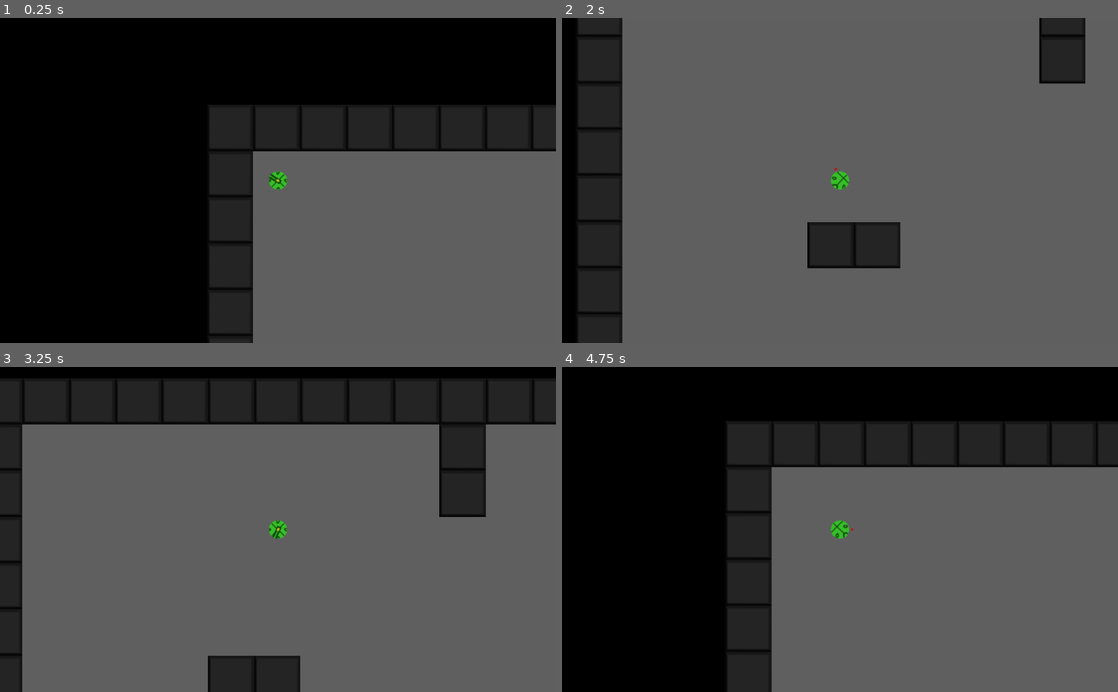
Above: before the commit, frames 1-4 (two rows, left to right).
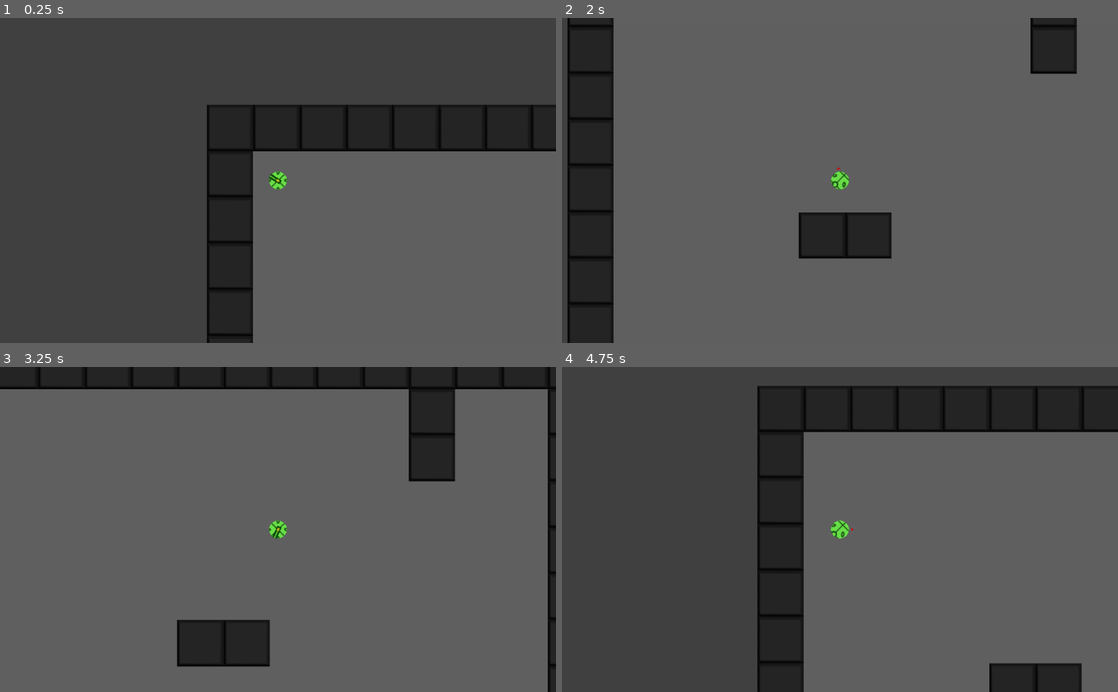
Above: after the commit, the same moments.

Repository: vinnicci/ball-istic
Game: Godot game, scene res://scenes/level/TestLvl.tscn
Same seed, same stepped clock (60 frames per second), same inputs: the game is played once before the commit and once after it. The project has no main scene, so this scene is started directly.
Inputs (mouse positions are in pixels of both pictures, inside the frame that each line leads up to):
- Up to frame 1 (0.25 s): no input
- Up to frame 2 (2 s): tap Enter at 0.5 s; move the mouse to (962, 164) at 0.52 s; hold F (move_right) 0.53-1.28 s; right-click (962, 164) at 0.6 s; move the mouse to (728, 196) at 1.27 s; hold D (move_down) from 1.28 s (still down); click (728, 196) at 1.35 s
- Up to frame 3 (3.25 s): move the mouse to (333, 458) at 2.02 s; release D (move_down) at 2.03 s; hold F (move_right) 2.03-2.78 s; right-click (333, 458) at 2.1 s; move the mouse to (250, 594) at 2.77 s; hold E (move_up) from 2.78 s (still down); click (250, 594) at 2.85 s
- Up to frame 4 (4.75 s): move the mouse to (1006, 578) at 3.52 s; release E (move_up) at 3.53 s; hold S (move_left) from 3.53 s (still down); right-click (1006, 578) at 3.6 s; move the mouse to (673, 480) at 4.27 s; click (673, 480) at 4.35 s

The runs differ from the first frame. In frame 1, 54% of the frame differs, in the area x 0-100%, y 0-100%; in frame 2, 6.9%; in frame 3, 25%; in frame 4, 57%.

Commit message:
changes on body texture

Diff:
--- a/project.godot
+++ b/project.godot
@@ -82,5 +82,5 @@
 [rendering]
 
 quality/2d/use_pixel_snap=true
-environment/default_clear_color=Color( 0, 0, 0, 1 )
+environment/default_clear_color=Color( 0.254902, 0.254902, 0.254902, 1 )
 environment/default_environment="res://default_env.tres"
--- a/scenes/bots/BaseBot.gd
+++ b/scenes/bots/BaseBot.gd
@@ -14,9 +14,10 @@
 const CHARGE_SPRITE_VELOCITY_FACTOR: float = 0.76
 const NORMAL_SPRITE_VELOCITY_FACTOR: float = 0.6
 const CONTROL_VELOCITY_FACTOR: float = 0.6
-const ROLLING_EFFECT_FACTOR:float = 7.0
+const ROLLING_EFFECT_FACTOR: float = 10.0
 const ROLL_MODE_DAMP: int = 2
 const CRAWL_MODE_DAMP: int = 5
+const AVERAGE_BOT_SIZE: int = 50
 var control_velocity: int
 var roll_mode: bool = false
 var is_charging: bool = false
@@ -39,10 +40,14 @@
 	check_for_charge_sprite_effects()
 
 	#rolling sprite effect
+	if $BodyTexture.texture_offset.x < -AVERAGE_BOT_SIZE || $BodyTexture.texture_offset.x > AVERAGE_BOT_SIZE:
+		$BodyTexture.texture_offset.x = 0
+	if $BodyTexture.texture_offset.y < -AVERAGE_BOT_SIZE || $BodyTexture.texture_offset.y > AVERAGE_BOT_SIZE:
+		$BodyTexture.texture_offset.y = 0
 	if roll_mode == true:
-		$PaintJob.texture_offset -= (linear_velocity/roll_speed) * ROLLING_EFFECT_FACTOR
+		$BodyTexture.texture_offset -= (linear_velocity/roll_speed) * ROLLING_EFFECT_FACTOR
 	if roll_mode == false:
-		$PaintJob.texture_offset = Vector2(0,0)
+		$BodyTexture.texture_offset = lerp($BodyTexture.texture_offset, Vector2(0,0), 0.5)
 
 	#bot loses control when it's more than control_velocity
 	if check_if_in_control() == false:
@@ -64,12 +69,10 @@
 func check_for_charge_sprite_effects() -> void:
 	if linear_velocity.length() > roll_speed * CHARGE_SPRITE_VELOCITY_FACTOR && $ChargeCooldown.is_stopped() == false:
 		$ChargeSprite.show()
-		$BodySprite.hide()
-		$PaintJob.hide()
+		$BodyTexture.hide()
 	if linear_velocity.length() < roll_speed * NORMAL_SPRITE_VELOCITY_FACTOR:
 		$ChargeSprite.hide()
-		$BodySprite.show()
-		$PaintJob.show()
+		$BodyTexture.show()
 
 func check_if_in_control() -> bool:
 	return linear_velocity.length() < control_velocity
--- a/scenes/bots/BaseBot.tscn
+++ b/scenes/bots/BaseBot.tscn
@@ -1,9 +1,12 @@
-[gd_scene load_steps=3 format=2]
+[gd_scene load_steps=4 format=2]
 
 [ext_resource path="res://scenes/bots/BaseBot.gd" type="Script" id=1]
 
 [sub_resource type="PhysicsMaterial" id=1]
-bounce = 1.0
+bounce = 0.7
+
+[sub_resource type="CircleShape2D" id=2]
+radius = 25.0
 
 [node name="BaseBot" type="RigidBody2D"]
 mode = 2
@@ -16,13 +19,11 @@
 [node name="ChargeSprite" type="Sprite" parent="."]
 visible = false
 
-[node name="BodySprite" type="Sprite" parent="."]
-
-[node name="PaintJob" type="Polygon2D" parent="."]
-color = Color( 1, 1, 1, 0 )
-polygon = PoolVector2Array( 0, -25, 10, -23, 18, -18, 23, -10, 25, 0, 23, 10, 18, 18, 10, 23, 0, 25, -10, 23, -18, 18, -23, 10, -25, 0, -23, -10, -18, -18, -10, -23 )
+[node name="BodyTexture" type="Polygon2D" parent="."]
+polygon = PoolVector2Array( 0.00585938, -25.0119, 6.44806, -24.1627, 12.5632, -21.6246, 17.6582, -17.6868, 21.626, -12.4783, 24, -7, 25.0039, -0.00125349, 24.1543, 6.51226, 21.6354, 12.519, 17.7004, 17.6613, 12.5284, 21.626, 6.56634, 24.1152, 0.0215683, 25.0283, -6.48025, 24.1417, -12.4431, 21.7078, -17.6759, 17.6572, -21.6222, 12.5288, -24.1256, 6.44422, -24.9774, 0.0293264, -24.1082, -6.50726, -21.6448, -12.4883, -17.6682, -17.6946, -12.5159, -21.6499, -6.4684, -24.1272 )
 
 [node name="BodyCollisionShape" type="CollisionShape2D" parent="."]
+shape = SubResource( 2 )
 
 [node name="ChargeCooldown" type="Timer" parent="."]
 wait_time = 5.0
--- a/scenes/bots/Dummy.gd
+++ /dev/null
@@ -1,4 +0,0 @@
-extends "res://scenes/bots/BaseBot.gd"
-
-func _ready() -> void:
-	switch_mode()
--- a/scenes/bots/Dummy.tscn
+++ /dev/null
@@ -1,21 +0,0 @@
-[gd_scene load_steps=6 format=2]
-
-[ext_resource path="res://assets/bots/dummy.png" type="Texture" id=1]
-[ext_resource path="res://scenes/bots/BaseBot.tscn" type="PackedScene" id=2]
-[ext_resource path="res://scenes/bots/Dummy.gd" type="Script" id=3]
-[ext_resource path="res://scenes/weapons/BaseWeapon.tscn" type="PackedScene" id=4]
-
-[sub_resource type="CircleShape2D" id=1]
-radius = 25.0
-
-[node name="Dummy" instance=ExtResource( 2 )]
-script = ExtResource( 3 )
-destructible = false
-
-[node name="BodySprite" parent="." index="0"]
-texture = ExtResource( 1 )
-
-[node name="BodyCollisionShape" parent="." index="1"]
-shape = SubResource( 1 )
-
-[node name="Weapon" parent="." index="3" instance=ExtResource( 4 )]
--- a/scenes/bots/HeavyDummy.gd
+++ /dev/null
@@ -1,4 +0,0 @@
-extends "res://scenes/bots/BaseBot.gd"
-
-func _ready() -> void:
-	switch_mode()
--- a/scenes/bots/HeavyDummy.tscn
+++ /dev/null
@@ -1,22 +0,0 @@
-[gd_scene load_steps=6 format=2]
-
-[ext_resource path="res://assets/bots/heavy_dummy.png" type="Texture" id=1]
-[ext_resource path="res://scenes/bots/BaseBot.tscn" type="PackedScene" id=2]
-[ext_resource path="res://scenes/bots/HeavyDummy.gd" type="Script" id=3]
-[ext_resource path="res://scenes/weapons/BaseWeapon.tscn" type="PackedScene" id=4]
-
-[sub_resource type="CircleShape2D" id=1]
-radius = 25.0
-
-[node name="HeavyDummy" instance=ExtResource( 2 )]
-mass = 5.0
-script = ExtResource( 3 )
-destructible = false
-
-[node name="BodySprite" parent="." index="0"]
-texture = ExtResource( 1 )
-
-[node name="BodyCollisionShape" parent="." index="1"]
-shape = SubResource( 1 )
-
-[node name="Weapon" parent="." index="3" instance=ExtResource( 4 )]
--- a/scenes/bots/Player.tscn
+++ b/scenes/bots/Player.tscn
@@ -1,6 +1,5 @@
-[gd_scene load_steps=9 format=2]
+[gd_scene load_steps=8 format=2]
 
-[ext_resource path="res://assets/player/player_n.png" type="Texture" id=1]
 [ext_resource path="res://scenes/bots/Player.gd" type="Script" id=2]
 [ext_resource path="res://scenes/bots/BaseBot.tscn" type="PackedScene" id=3]
 [ext_resource path="res://assets/player/direction_indicator.png" type="Texture" id=4]
@@ -23,12 +22,11 @@
 [node name="ChargeSprite" parent="." index="1"]
 texture = ExtResource( 6 )
 
-[node name="BodySprite" parent="." index="2"]
-texture = ExtResource( 1 )
+[node name="BodyTexture" parent="." index="2"]
+texture = ExtResource( 7 )
 
-[node name="PaintJob" parent="." index="3"]
-color = Color( 1, 1, 1, 1 )
-texture = ExtResource( 7 )
+[node name="BodyCollisionShape" parent="." index="3"]
+shape = SubResource( 1 )
 
 [node name="VelocityDirection" type="Sprite" parent="." index="4"]
 visible = false
@@ -37,8 +35,5 @@
 
 [node name="Weapon" parent="." index="5" instance=ExtResource( 5 )]
 
-[node name="BodyCollisionShape" parent="." index="6"]
-shape = SubResource( 1 )
-
-[node name="ChargeCooldown" parent="." index="7"]
+[node name="ChargeCooldown" parent="." index="6"]
 wait_time = 1.0
--- a/scenes/level/BaseLevel.gd
+++ b/scenes/level/BaseLevel.gd
@@ -1,4 +1,4 @@
 extends Node2D
 
-func _on_Player_shoot(projectile, proj_position, proj_direction) -> void:
+func _on_Player_shoot(_projectile, _proj_position, _proj_direction) -> void:
 	pass
Binary file changed: assets/bots/dummy.png
Binary file added: assets/bots/dummy_paint_job.png
Not shown, added: assets/bots/dummy_paint_job.png.import
Binary file changed: assets/bots/heavy_dummy.png
Binary file removed: assets/player/player.png
Binary file removed: assets/player/player_n.png
Not shown, removed: assets/player/player_n.png.import
Binary file changed: assets/player/player_n_paint_job.png
